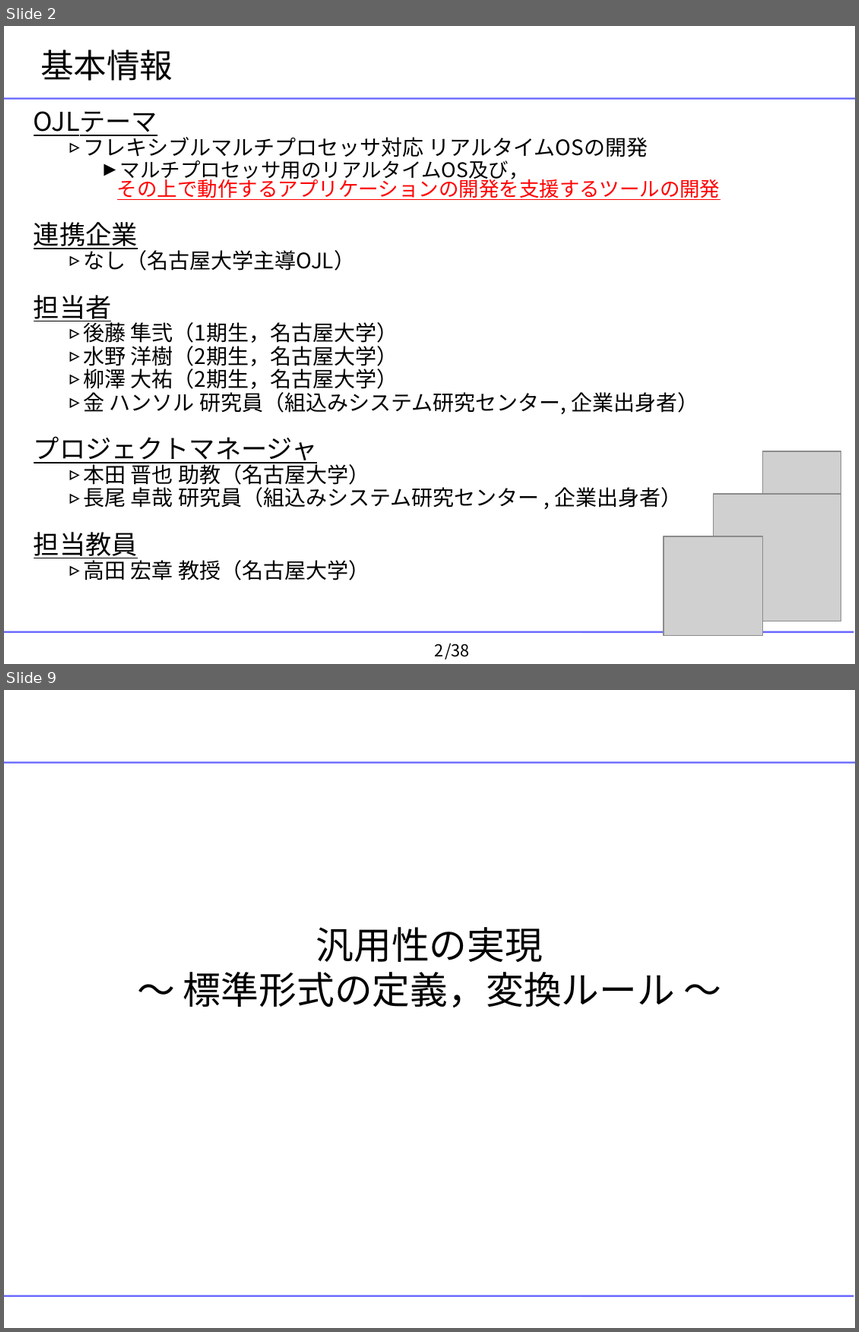
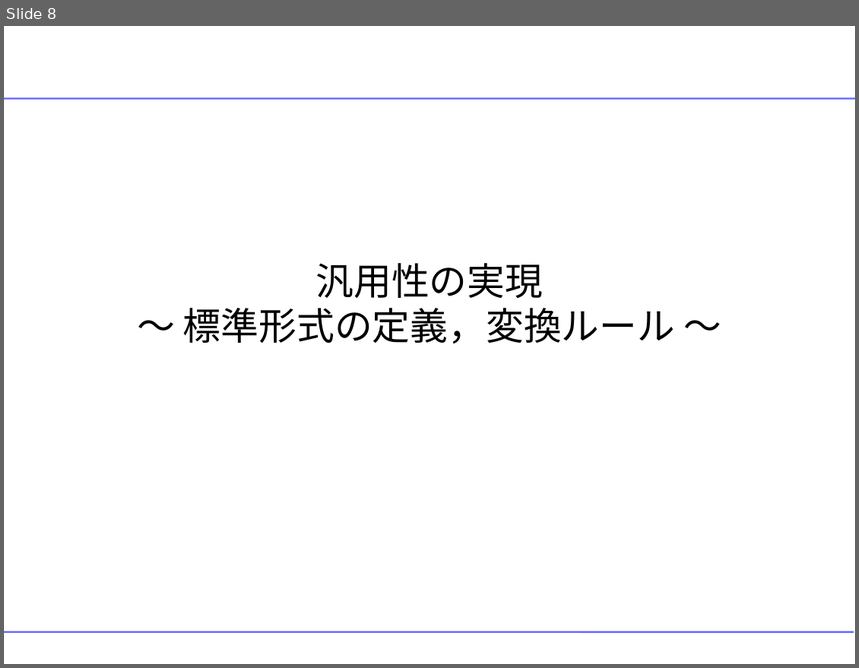
Before and after one commit to YixiaoLi/tlv4mc, a slide deck: doc/masterThesis/2008/goto/goto-thesis-slide.ppt. Shown one above the other, each under a label of ours: slides 2 and 9 before the commit, slide 8 after it; the slides between them are not shown. The pictures are 859x1332 and 859x668 pixels, drawn with LibreOffice and Linux fonts; fonts in the diff are those of the drawing; grey boxes stand for pictures; background and template pictures are left out. Boxes give left, top, right and bottom in pixels: in the first picture for what was removed or moved away, otherwise in the second. Text is boxed around its words. In the diff, an @@ line names an element or a change of style, - is before the commit and + after.

```diff
--- a/doc/masterThesis/2008/goto/goto-thesis-slide.ppt
+++ b/doc/masterThesis/2008/goto/goto-thesis-slide.ppt
@@ slide 2 removed at bbox=[4, 26, 855, 664], background #FFFFFF; not listed: 2 template elements that a slide beside it also shows @@
@@ title removed at bbox=[40, 50, 173, 81] @@
-基本情報
@@ text removed at bbox=[34, 111, 721, 581] @@
-OJLテーマ
-  ▹ フレキシブルマルチプロセッサ対応 リアルタイムOSの開発
-    ► マルチプロセッサ用のリアルタイムOS及び，
-      その上で動作するアプリケーションの開発を支援するツールの開発
-連携企業
-  ▹ なし（名古屋大学主導OJL）
-担当者
-  ▹ 後藤 隼弐（1期生，名古屋大学）
-  ▹ 水野 洋樹（2期生，名古屋大学）
-  ▹ 柳澤 大祐（2期生，名古屋大学）
-  ▹ 金 ハンソル 研究員（組込みシステム研究センター, 企業出身者）
-プロジェクトマネージャ
-  ▹ 本田 晋也 助教（名古屋大学）
-  ▹ 長尾 卓哉 研究員（組込みシステム研究センター , 企業出身者）
-担当教員
-  ▹ 高田 宏章 教授（名古屋大学）
@@ picture removed at bbox=[763, 452, 842, 530] @@
@@ picture removed at bbox=[713, 494, 841, 622] @@
@@ picture removed at bbox=[664, 537, 763, 636] @@
@@ page number removed at bbox=[434, 644, 443, 657] @@
-2
@@ text removed at bbox=[445, 643, 470, 660] @@
-/38
@@ what was slide 9 is now slide 8 @@
```
Also in this commit, not shown: 33 slides changed, 5 slides added, 2 other slides removed, 3 other files.
